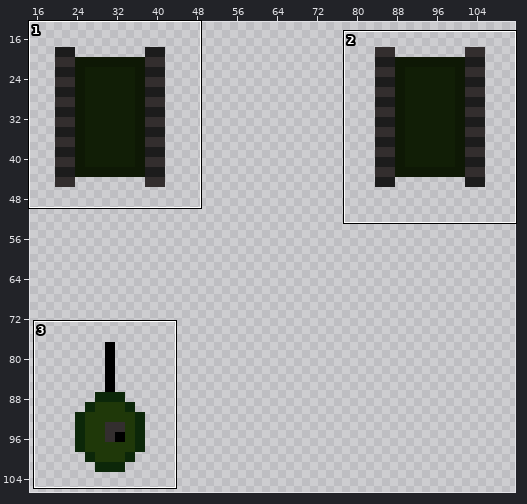
Sprite sheet -- hello-tank/tank-chassis-animation.png. The picture above shows the old version from afar; the outline marks the close-up.
Close-up. The starting point:
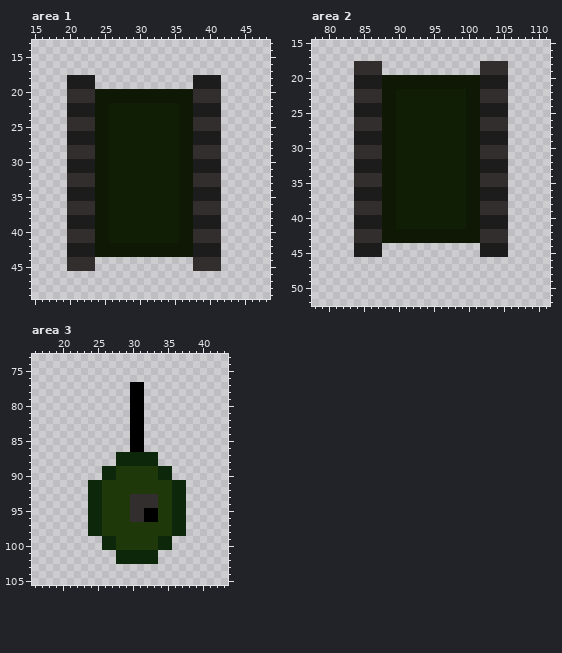
The file is 128x128 pixels. Shown: area 1: x 15..48, y 13..49; area 2: x 78..111, y 15..52; area 3: x 16..43, y 73..105. The wide view leaves out empty margins.
The same view after the edit:
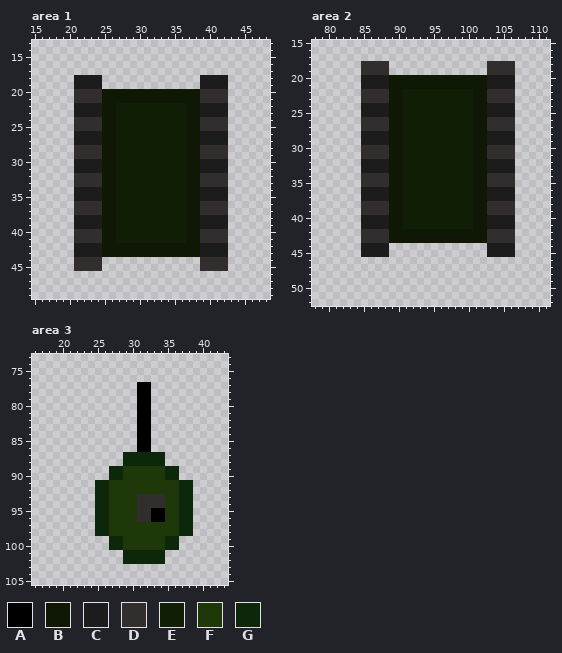
Palette (. is transparent): A #000000  B #0e1805  C #1c1c1c  D #332e2e  E #111e06  F #1f3809  G #0c2709
What changed:
Changed rows in their new state; - is an unchanged pixel.
Area 1:
first column x 20:
18 .---C-------------.---C
19 .---C-------------.---C
20 .---D-------------B---D
21 .---D-------------B---D
22 .---C-B---------E-B---C
23 .---C-B---------E-B---C
24 .---D-B---------E-B---D
25 .---D-B---------E-B---D
26 .---C-B---------E-B---C
27 .---C-B---------E-B---C
28 .---D-B---------E-B---D
29 .---D-B---------E-B---D
30 .---C-B---------E-B---C
31 .---C-B---------E-B---C
32 .---D-B---------E-B---D
33 .---D-B---------E-B---D
34 .---C-B---------E-B---C
35 .---C-B---------E-B---C
36 .---D-B---------E-B---D
37 .---D-B---------E-B---D
38 .---C-B---------E-B---C
39 .---C-B---------E-B---C
40 .---D-B---------E-B---D
41 .---D-B---------E-B---D
42 .---C-------------B---C
43 .---C-------------B---C
44 .---D-------------.---D
45 .---D-------------.---D
Area 2:
first column x 84:
18 .---D-------------.---D
19 .---D-------------.---D
20 .---C-------------B---C
21 .---C-------------B---C
22 .---D-B---------E-B---D
23 .---D-B---------E-B---D
24 .---C-B---------E-B---C
25 .---C-B---------E-B---C
26 .---D-B---------E-B---D
27 .---D-B---------E-B---D
28 .---C-B---------E-B---C
29 .---C-B---------E-B---C
30 .---D-B---------E-B---D
31 .---D-B---------E-B---D
32 .---C-B---------E-B---C
33 .---C-B---------E-B---C
34 .---D-B---------E-B---D
35 .---D-B---------E-B---D
36 .---C-B---------E-B---C
37 .---C-B---------E-B---C
38 .---D-B---------E-B---D
39 .---D-B---------E-B---D
40 .---C-B---------E-B---C
41 .---C-B---------E-B---C
42 .---D-------------B---D
43 .---D-------------B---D
44 .---C-------------.---C
45 .---C-------------.---C
Area 3:
first column x 24:
 77 ------.-A------
 78 ------.-A------
 79 ------.-A------
 80 ------.-A------
 81 ------.-A------
 82 ------.-A------
 83 ------.-A------
 84 ------.-A------
 85 ------.-A------
 86 ------.-A------
 87 ----.-----G----
 88 ----.-----G----
 89 --.-G-----F-G--
 90 --.-G-----F-G--
 91 .-G---------F-G
 92 .-G---------F-G
 93 .-G---F---D-F-G
 94 .-G---F---D-F-G
 95 .-G---F-D-A-F-G
 96 .-G---F-D-A-F-G
 97 .-G---------F-G
 98 .-G---------F-G
 99 --.-G-----F-G--
100 --.-G-----F-G--
101 ----.-----G----
102 ----.-----G----
Pixel boxes of the changes (left, top, right, bottom) in both close-ups:
erased: (67, 75, 74, 271)
changed: (95, 75, 116, 271)
changed: (179, 75, 200, 271)
added: (221, 75, 228, 271)
changed: (354, 61, 403, 257)
changed: (466, 61, 515, 257)
changed: (88, 382, 193, 564)
